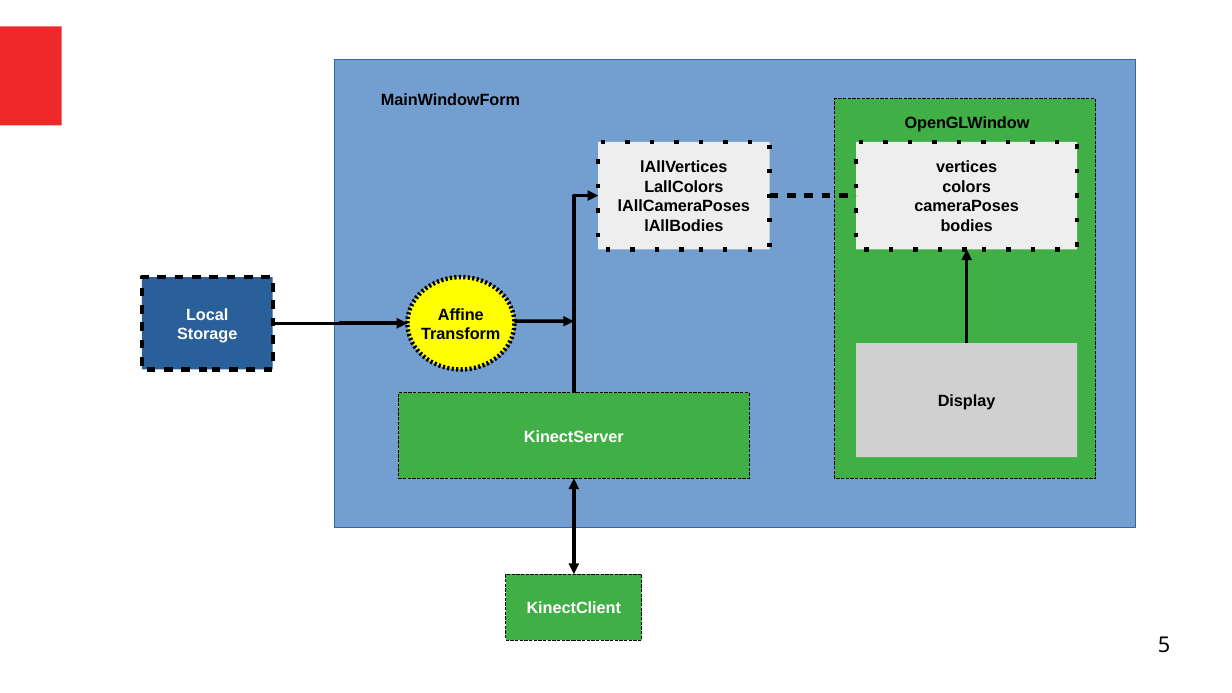
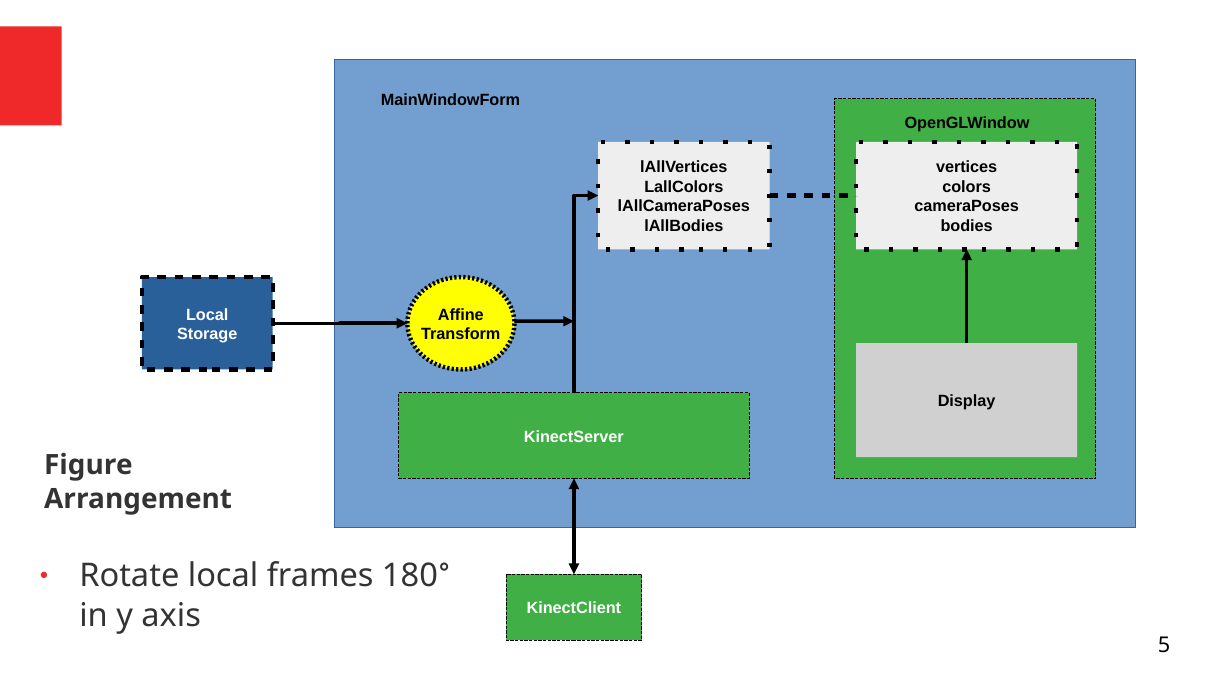
Before and after one commit to thelegend831/dissertation, a slide deck: slide 5 of DecemberCatchUp.odp. Drawn at 1232x693 pixels with LibreOffice and Linux fonts; fonts in the diff are those of the drawing; grey boxes stand for pictures. Boxes give left, top, right and bottom in pixels: in the first picture for what was removed or moved away, otherwise in the second. Text is boxed around its words. In the diff, an @@ line names an element or a change of style, - is before the commit and + after.

```diff
--- a/DecemberCatchUp.odp
+++ b/DecemberCatchUp.odp
@@ title added at [44,452,232,515], 18 pt, text #333333, bold @@
+Figure
+Arrangement
@@ text added at [79,561,450,634], 21 pt, text #333333 @@
+● Rotate local frames 180° in y axis
```
Also in this commit, not shown: 5 other slides changed, 8 slides added, 9 slides removed.
